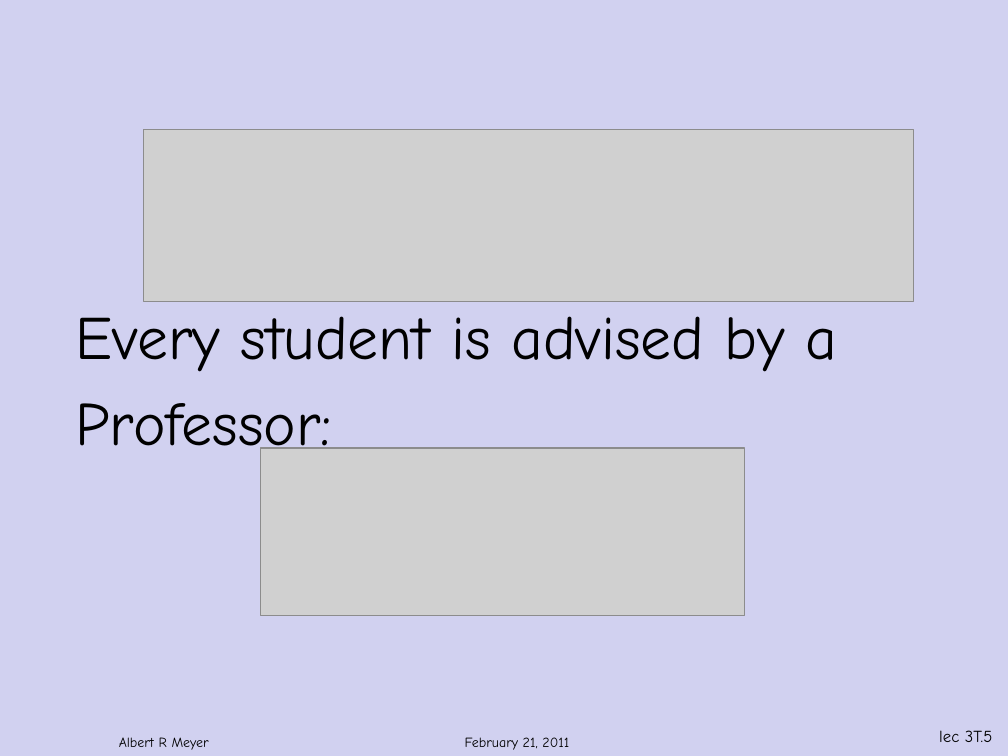
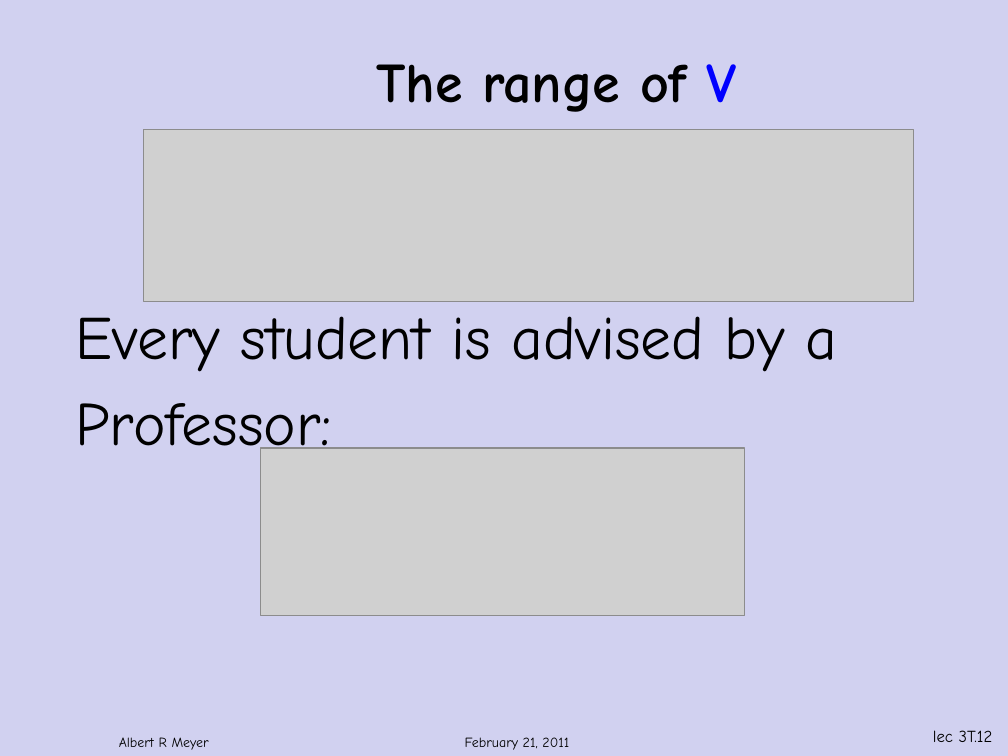
Before and after one commit to armeyer/mcs_web, a slide deck: slide 12 of spring12/slidesS12/relations.pptx (slide 5 before the commit). Drawn at 1008x756 pixels with LibreOffice and Linux fonts; fonts in the diff are those of the drawing; grey boxes stand for pictures; background and template pictures are left out. Boxes give left, top, right and bottom in pixels: in the first picture for what was removed or moved away, otherwise in the second. Text is boxed around its words. In the diff, an @@ line names an element or a change of style, - is before the commit and + after.

```diff
--- a/spring12/slidesS12/relations.pptx
+++ b/spring12/slidesS12/relations.pptx
@@ title added at (x1=376, y1=64, x2=737, y2=112), 40 pt, text #000000, bold @@
+The range of V
@@ page number at (x1=933, y1=730, x2=993, y2=742): text changed @@
-lec 3T.5
+lec 3T.12
```
Also in this commit, not shown: 3 other slides changed, 16 slides added, 3 slides removed.
